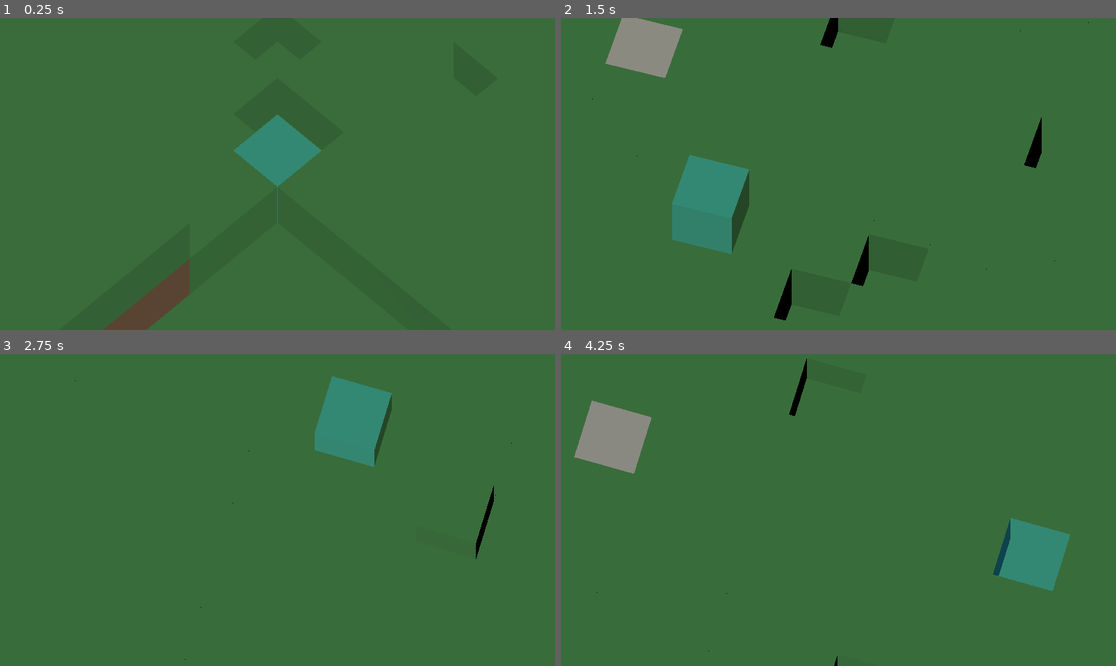
Above: before the commit, frames 1-4 (two rows, left to right).
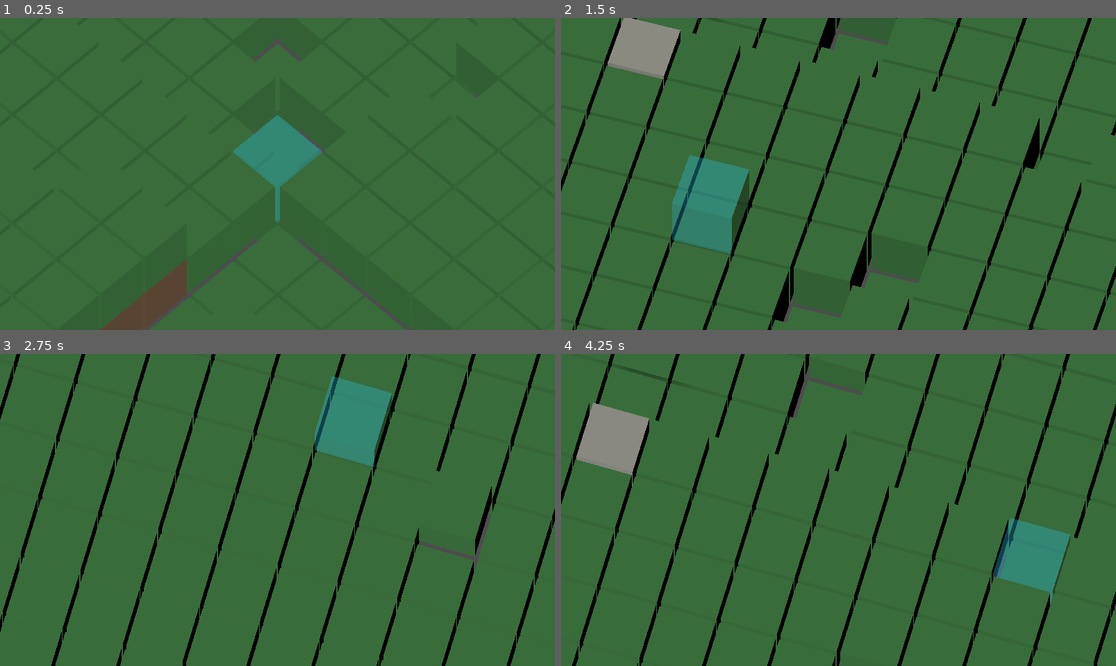
Above: after the commit, the same moments.

Repository: CapooCapo/camera-privot
Game: Godot game, scene res://tiledmap/camera.tscn
The game is run twice, just before and just after one commit, with the same random seed, the same clock (stepped at 60 frames per second) and the same inputs.
Inputs (mouse positions are in pixels of both pictures, inside the frame that each line leads up to):
- Up to frame 1 (0.25 s): no input
- Up to frame 2 (1.5 s): tap Enter at 0.5 s; move the mouse to (960, 158) at 0.52 s; hold Right (ui_right) 0.53-1.28 s; hold E 0.53-1.28 s; click (960, 158) at 0.67 s; move the mouse to (727, 189) at 1.27 s; hold Down (ui_down) from 1.28 s (still down); tap Q at 1.35 s
- Up to frame 3 (2.75 s): move the mouse to (333, 441) at 2.02 s; release Down (ui_down) at 2.03 s; hold Right (ui_right) from 2.03 s (still down); hold R from 2.03 s (still down)
- Up to frame 4 (4.25 s): move the mouse to (810, 572) at 2.77 s; release Right (ui_right) at 2.78 s; release R at 2.78 s; hold Up (ui_up) 2.78-3.53 s; tap F at 2.85 s; click (810, 572) at 2.92 s; move the mouse to (1005, 556) at 3.52 s; hold Left (ui_left) from 3.53 s (still down); tap X at 3.6 s

The runs differ from the first frame. In frame 1, 1.1% of the frame differs, in the area x 17-87%, y 6-100%; in frame 2, 5.8%; in frame 3, 5.8%; in frame 4, 6.0%, in the area x 0-100%, y 0-100%.

Commit message:
Add visible block spacing

Diff:
--- a/tiledmap/world.tres
+++ b/tiledmap/world.tres
@@ -52,6 +52,14 @@
 [sub_resource type="ImageTexture" id="ImageTexture_uk1wb"]
 image = SubResource("Image_8rkqg")
 
+[sub_resource type="StandardMaterial3D" id="StandardMaterial3D_tree"]
+albedo_color = Color(0.09, 0.34, 0.12, 1)
+roughness = 0.85
+
+[sub_resource type="BoxMesh" id="BoxMesh_tree"]
+material = SubResource("StandardMaterial3D_tree")
+size = Vector3(0.45, 1, 0.45)
+
 [sub_resource type="PlaneMesh" id="PlaneMesh_xx0o7"]
 material = SubResource("StandardMaterial3D_8rkqg")
 size = Vector2(1, 1)
@@ -303,6 +311,7 @@
 
 [sub_resource type="BoxMesh" id="BoxMesh_build_block"]
 material = SubResource("StandardMaterial3D_build_block")
+size = Vector3(0.94, 1, 0.94)
 
 [sub_resource type="StandardMaterial3D" id="StandardMaterial3D_clean_grass"]
 albedo_color = Color(0.23, 0.48, 0.24, 1)
@@ -310,7 +319,7 @@
 
 [sub_resource type="BoxMesh" id="BoxMesh_clean_grass"]
 material = SubResource("StandardMaterial3D_clean_grass")
-size = Vector3(1, 1, 1)
+size = Vector3(0.94, 1, 0.94)
 
 [sub_resource type="StandardMaterial3D" id="StandardMaterial3D_clean_dirt"]
 albedo_color = Color(0.43, 0.32, 0.22, 1)
@@ -318,7 +327,7 @@
 
 [sub_resource type="BoxMesh" id="BoxMesh_clean_dirt"]
 material = SubResource("StandardMaterial3D_clean_dirt")
-size = Vector3(1, 1, 1)
+size = Vector3(0.94, 1, 0.94)
 
 [sub_resource type="StandardMaterial3D" id="StandardMaterial3D_clean_stone"]
 albedo_color = Color(0.36, 0.38, 0.37, 1)
@@ -326,7 +335,7 @@
 
 [sub_resource type="BoxMesh" id="BoxMesh_clean_stone"]
 material = SubResource("StandardMaterial3D_clean_stone")
-size = Vector3(1, 1, 1)
+size = Vector3(0.94, 1, 0.94)
 
 [sub_resource type="StandardMaterial3D" id="StandardMaterial3D_water"]
 transparency = 1
@@ -335,15 +344,7 @@
 
 [sub_resource type="BoxMesh" id="BoxMesh_water"]
 material = SubResource("StandardMaterial3D_water")
-size = Vector3(0.98, 0.06, 0.98)
-
-[sub_resource type="StandardMaterial3D" id="StandardMaterial3D_tree"]
-albedo_color = Color(0.09, 0.34, 0.12, 1)
-roughness = 0.85
-
-[sub_resource type="BoxMesh" id="BoxMesh_tree"]
-material = SubResource("StandardMaterial3D_tree")
-size = Vector3(0.45, 1.0, 0.45)
+size = Vector3(0.9, 0.06, 0.9)
 
 [resource]
 item/0/name = "Grass"
